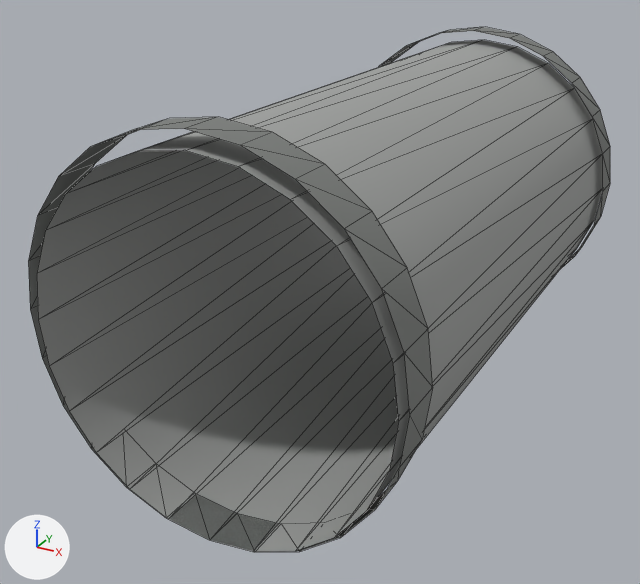
One commit to the glTF model assets/models/features/culvert_pipe.glb: the scene before it, then after it.
Both versions are drawn from a 50 mm camera at (0.721, -1.537, 0.955) aimed at (-0.072, -0.095, 0.234). The axes (+X, +Y, +Z) are drawn at lower left. The lights are the same throughout. The first picture is the older version. Mesh edges are drawn as thin lines.

Names of what the first picture shows: 'culvert_pipe__surf_packed_dirt'.
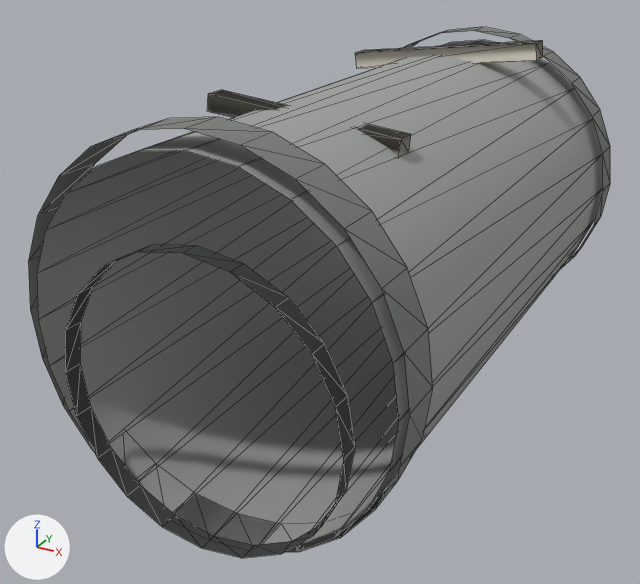
Changed parts and their boxes (x1, y1, x2, y2) in the pictures (640 x 584 px):
'culvert_pipe__surf_packed_dirt', reshaped
    before: (28, 27, 610, 552)
    after: (28, 27, 610, 558)
part 1 of me_culvert_pipe__surf_packed_dirt, added
    after: (65, 244, 355, 558)
part 2 of me_culvert_pipe__surf_packed_dirt, added
    after: (207, 90, 411, 157)
part 3 of me_culvert_pipe__surf_packed_dirt, added
    after: (355, 40, 543, 69)

What the commit changed:
Material 'culvert_pipe_worn_highlights_mat' (mat_culvert_pipe_worn_highlights_mat) is new.
Its base color is (0.52, 0.49, 0.42) (light grey #bfbaad).
Its roughness is 0.85.
Material 'culvert_pipe_dark_openings_mat' (mat_culvert_pipe_dark_openings_mat) is new.
Its base color is (0.05, 0.055, 0.052) (dark grey #3f4240).
Its roughness is 0.85.
me_culvert_pipe__surf_packed_dirt is used by ob_culvert_pipe__surf_packed_dirt; location (0.0, 0.0, 0.0).
Verts and faces of me_culvert_pipe__surf_packed_dirt; kept vertices keep their numbers, new ones are numbered from 144.
me_culvert_pipe__surf_packed_dirt had 144 vertices, 144 faces and spanned x -0.34..0.34, y -0.6..0.6, z 0.0..0.68.
me_culvert_pipe__surf_packed_dirt now has 240 vertices, 248 faces and spans x -0.34..0.34, y -0.623..0.623, z 0.0..0.69.
me_culvert_pipe__surf_packed_dirt part 1: a new loose piece of 40 vertices spanning x -0.255..0.255, y -0.623..-0.587, z 0.0..0.51, in mat_culvert_pipe_dark_openings_mat (dark grey #3f4240).
Part 2, on me_culvert_pipe__surf_packed_dirt:
New vertex 144 is at (-0.179, -0.26, 0.628).
New vertex 145 is at (-0.176, -0.26, 0.658), pixel (221, 89).
New vertex 146 is at (-0.179, -0.3, 0.628), pixel (207, 111).
New vertex 147 is at (-0.176, -0.3, 0.658), pixel (208, 93).
New vertices 148 to 151 stand at vertices 144 to 147, in that order, plus (0.358, 0.0, -0.036).
New faces: (144, 148, 149), (144, 149, 145), (146, 151, 150), (146, 147, 151), (144, 146, 150), (144, 150, 148) (mat_culvert_pipe_worn_highlights_mat (light grey #bfbaad)).
New faces: (145, 149, 151), (145, 151, 147), (148, 150, 151), (148, 151, 149), (144, 145, 147), (144, 147, 146) (mat_culvert_pipe_worn_highlights_mat (light grey #bfbaad)).
Part 3, on me_culvert_pipe__surf_packed_dirt:
New vertex 152 is at (-0.208, 0.327, 0.605), pixel (356, 68).
New vertex 153 is at (0.208, 0.327, 0.655), pixel (536, 60).
New vertex 154 is at (0.204, 0.327, 0.69), pixel (536, 42).
New vertex 155 is at (-0.213, 0.327, 0.64), pixel (355, 52).
New vertices 156 to 159 stand at vertices 152 to 155, in that order, plus (0.0, 0.046, 0.0).
New faces: (156, 157, 158), (156, 158, 159), (152, 154, 153), (152, 155, 154), (152, 153, 156), (153, 157, 156) (mat_culvert_pipe_worn_highlights_mat (light grey #bfbaad)).
New faces: (154, 159, 158), (154, 155, 159), (153, 154, 157), (154, 158, 157), (155, 156, 159), (152, 156, 155) (mat_culvert_pipe_worn_highlights_mat (light grey #bfbaad)).
Other edits to the shape of me_culvert_pipe__surf_packed_dirt do not show in these pictures.
me_culvert_pipe__surf_packed_dirt gains material mat_culvert_pipe_dark_openings_mat (dark grey #3f4240).
me_culvert_pipe__surf_packed_dirt gains material mat_culvert_pipe_worn_highlights_mat (light grey #bfbaad).
